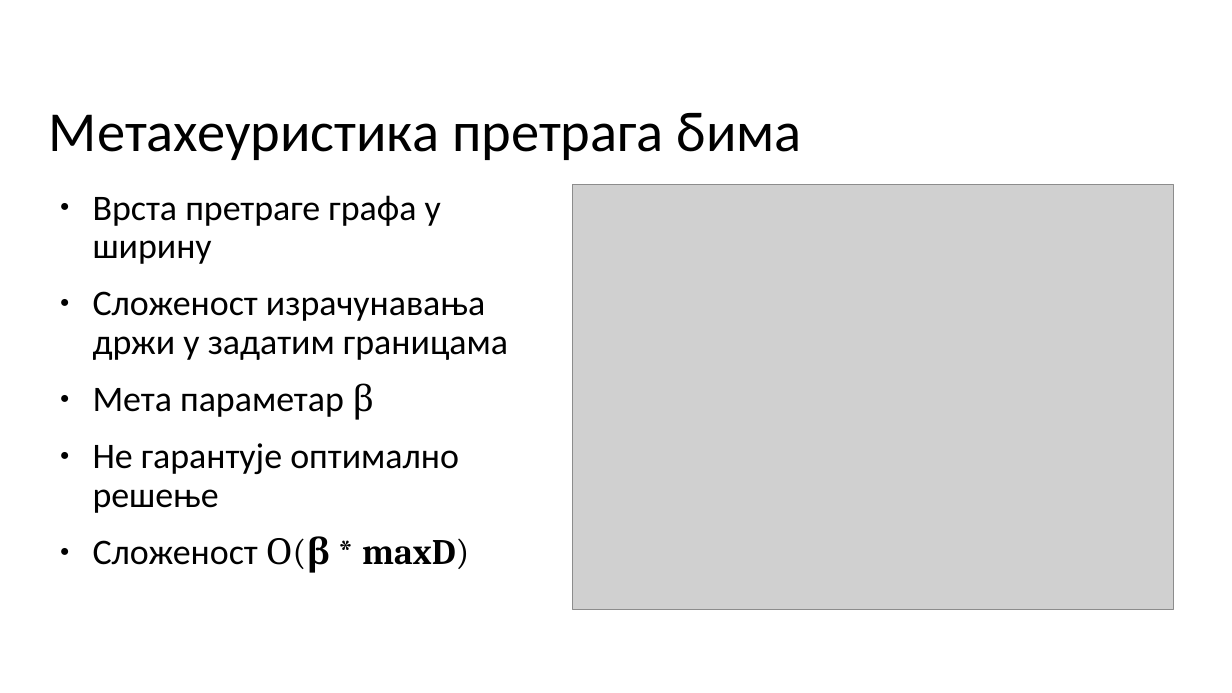
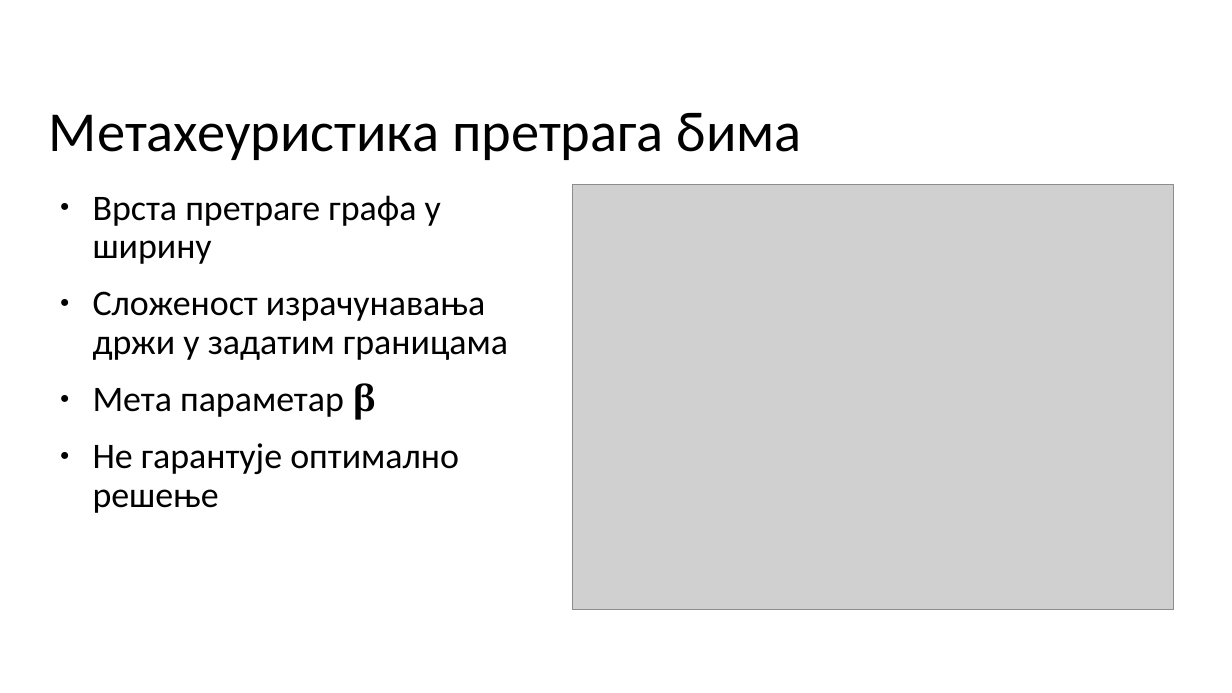
Before and after one commit to milosmikovic/Algorithms_For_Solving_Shortest_Common_Supersequence_Problem, a slide deck: slide 10 of Tekst/Prezentacija/MATF_primer_prezentacije.odp (slide 9 before the commit). Drawn at 1232x693 pixels with LibreOffice and Linux fonts; fonts in the diff are those of the drawing; grey boxes stand for pictures; background and template pictures are left out. Boxes give left, top, right and bottom in pixels: in the first picture for what was removed or moved away, otherwise in the second. Text is boxed around its words. In the diff, an @@ line names an element or a change of style, - is before the commit and + after.

```diff
--- a/Tekst/Prezentacija/MATF_primer_prezentacije.odp
+++ b/Tekst/Prezentacija/MATF_primer_prezentacije.odp
@@ text at bbox=[93, 383, 376, 420]: bold on in "β" @@
@@ text at bbox=[93, 536, 456, 573]: paragraph removed @@
-● Сложеност О(β * maxD)
```
Also in this commit, not shown: 7 other slides changed, 4 slides added, 1 slide removed, 17 other files.
